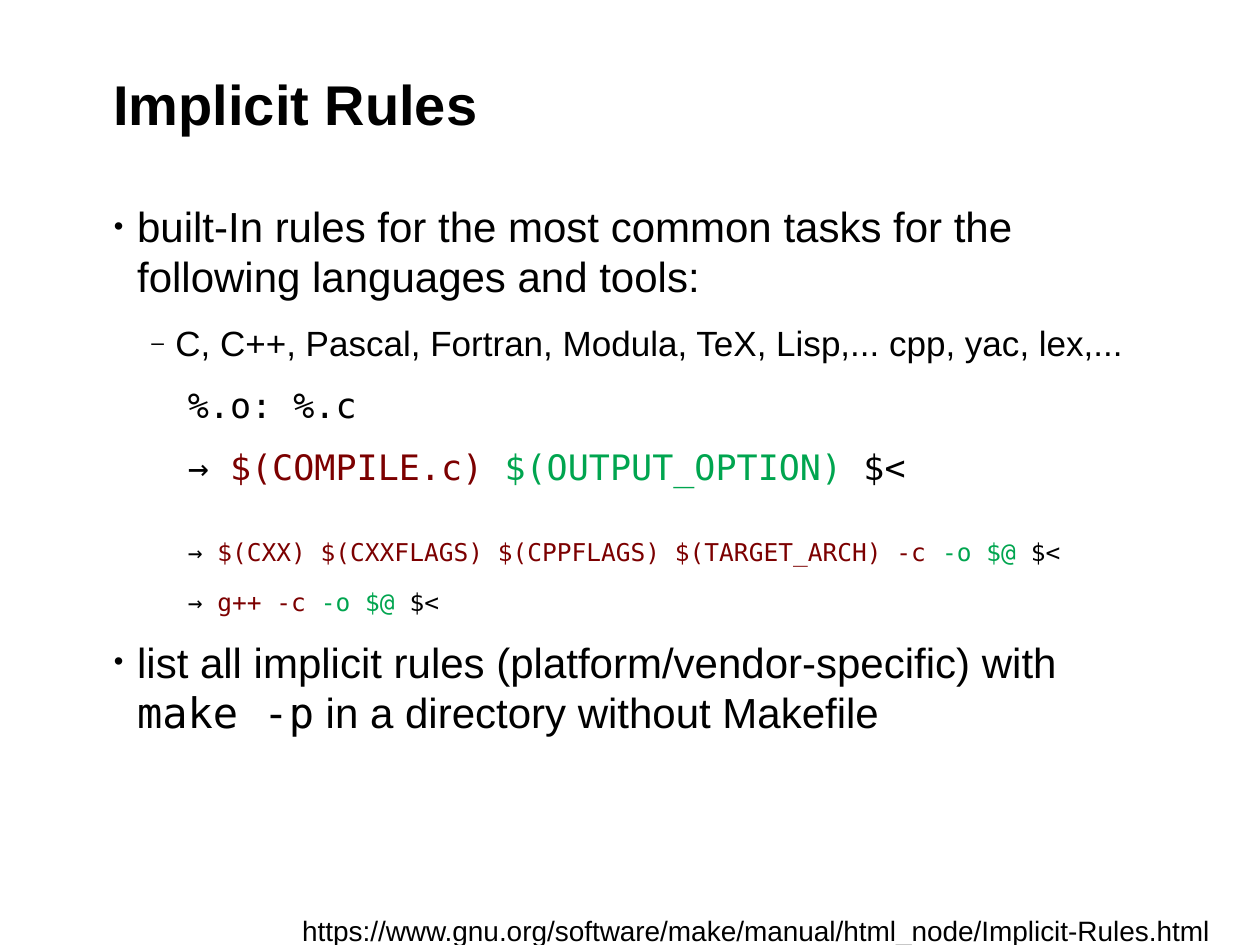
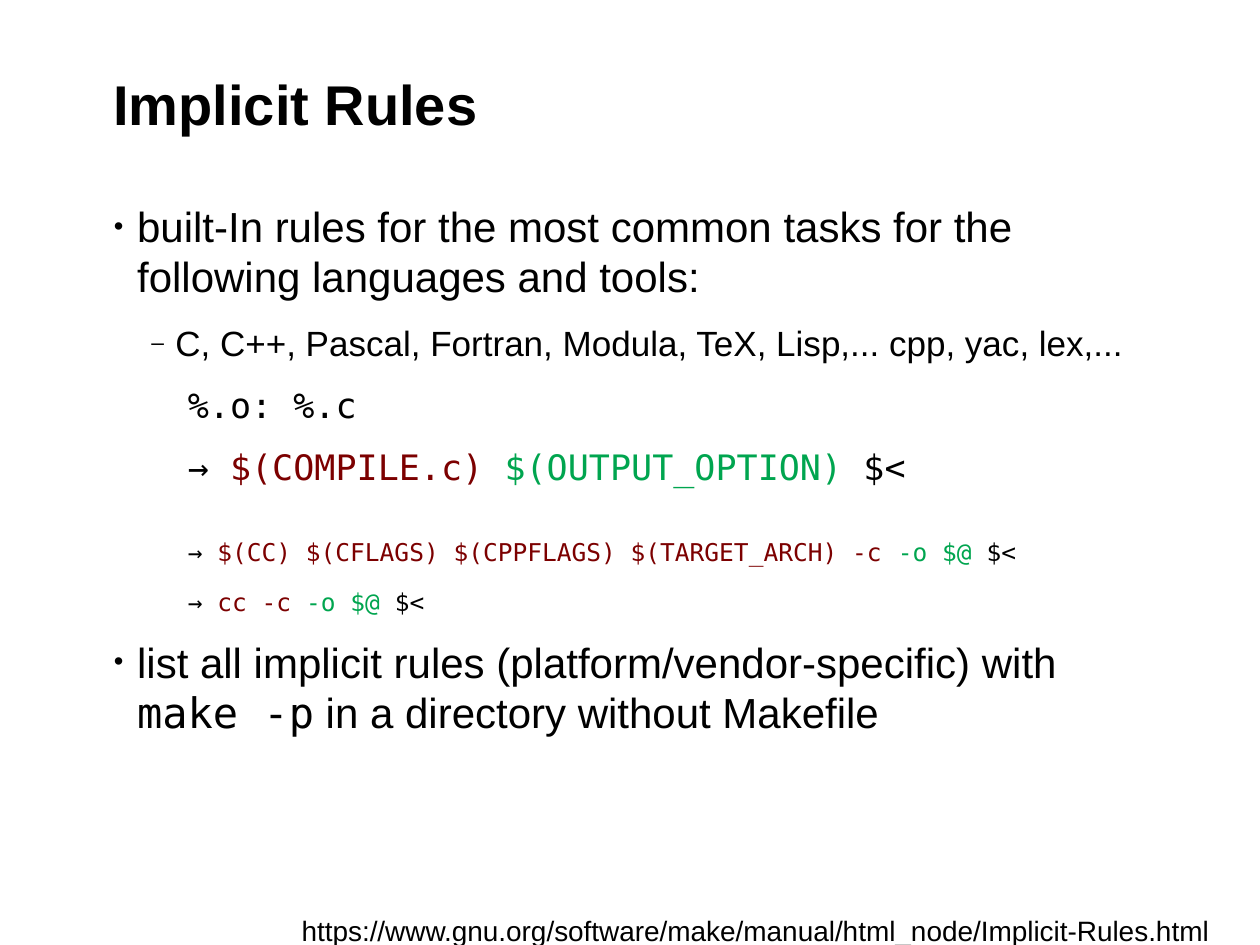
Before and after one commit to fsundermeyer/GNU_make_workshop, a slide deck: slide 24 of Presentation_GNU_make_workshop.odp. Drawn at 1260x945 pixels with LibreOffice and Linux fonts; fonts in the diff are those of the drawing; background and template pictures are left out. Boxes give left, top, right and bottom in pixels: in the first picture for what was removed or moved away, otherwise in the second. Text is boxed around its words. In the diff, an @@ line names an element or a change of style, - is before the commit and + after.

```diff
--- a/Presentation_GNU_make_workshop.odp
+++ b/Presentation_GNU_make_workshop.odp
@@ text at box(217, 542, 928, 612): text changed @@
-→ $(CXX) $(CXXFLAGS) $(CPPFLAGS) $(TARGET_ARCH) -c -o $@ $<
-→ g++ -c -o $@ $<
+→ $(CC) $(CFLAGS) $(CPPFLAGS) $(TARGET_ARCH) -c -o $@ $<
+→ cc -c -o $@ $<
```
Also in this commit, not shown: 1 other slide changed.
